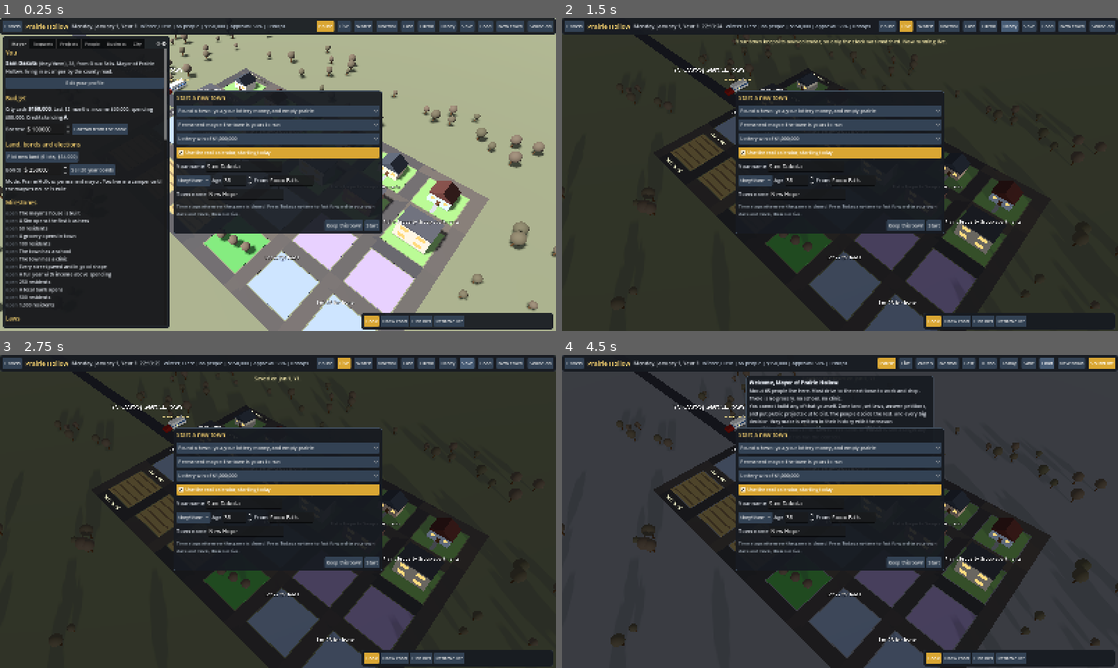
Above: before the commit, frames 1-4 (two rows, left to right).
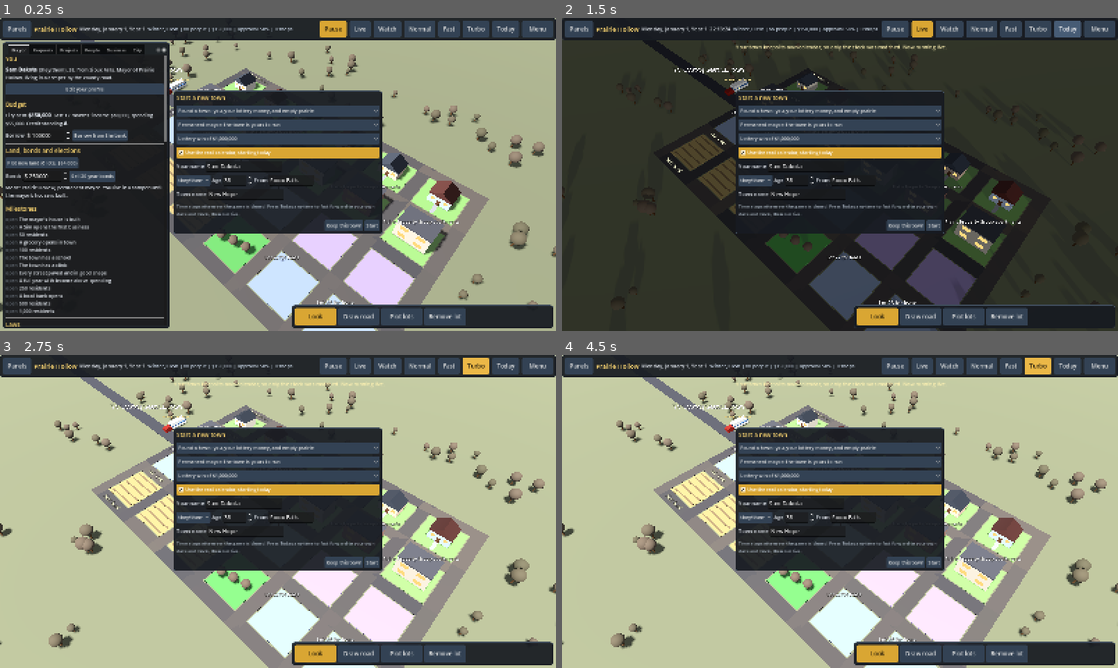
Above: after the commit, the same moments.

Repository: KeiphCodes/Tap-War
Game: Godot game, scene res://town/main.tscn
Two runs of this game, one before a commit and one after it. Both use one fixed random seed, a clock stepped at 60 frames per second and the inputs below.
Inputs (mouse positions are in pixels of both pictures, inside the frame that each line leads up to):
- Up to frame 1 (0.25 s): no input
- Up to frame 2 (1.5 s): click "Panels" at 0.5 s; click "Today" at 1.25 s
- Up to frame 3 (2.75 s): click (467, 364) at 2 s, where only the run before the commit has a clickable "Save"
- Up to frame 4 (4.5 s): click (1101, 367) at 2.75 s, where only the run after the commit has a clickable "Menu"; click "Today" at 3.5 s; click (1045, 364) at 4.25 s, where only the run before the commit has a clickable "Load"

The runs differ from the first frame. In frame 1, 14% of the frame differs, in the area x 0-100%, y 0-100%; in frame 2, 5.9%; in frame 3, 76%; in frame 4, 75%.

Commit message:
Bigger top bar and build tool buttons; Save, Load, New town, profile and sound in one Menu
Co-Authored-By: Claude Opus 5.5 <noreply@anthropic.com>
Claude-Session: https://claude.ai/code/session_01SmfCcwLG5uoExxrbwbvfme

Diff:
--- a/ui/hud.gd
+++ b/ui/hud.gd
@@ -7,6 +7,8 @@
 const TABS: Array = ["Mayor", "Requests", "Projects", "People", "Business", "City", "News", "Help"]
 const LEFT_W: int = 480
 const RIGHT_W: int = 440
+const TOP_H: int = 64
+const TOOL_H: int = 66
 
 var main: Node
 var root: Control
@@ -108,6 +110,31 @@
 	return t
 
 
+## A big, easy to hit button for the top bar and the build tools: at least 48
+## pixels tall (the size touch guidelines ask for) with larger text.
+func _big(b: Button, min_w: float = 0.0) -> Button:
+	b.custom_minimum_size = Vector2(min_w, 48)
+	b.add_theme_font_size_override("font_size", 17)
+	# the game's own colors: slate, lighter on hover, gold when selected
+	var looks: Dictionary = {
+		"normal": Color(0.2, 0.26, 0.33), "hover": Color(0.28, 0.36, 0.46),
+		"pressed": Color(0.85, 0.65, 0.2), "hover_pressed": Color(0.92, 0.72, 0.28),
+		"disabled": Color(0.16, 0.18, 0.21),
+	}
+	for st in looks:
+		var sb: StyleBoxFlat = StyleBoxFlat.new()
+		sb.bg_color = looks[st]
+		sb.set_corner_radius_all(6)
+		sb.content_margin_left = 14
+		sb.content_margin_right = 14
+		sb.content_margin_top = 8
+		sb.content_margin_bottom = 8
+		b.add_theme_stylebox_override(st, sb)
+	b.add_theme_color_override("font_pressed_color", Color(0.1, 0.08, 0.04))
+	b.add_theme_color_override("font_hover_pressed_color", Color(0.1, 0.08, 0.04))
+	return b
+
+
 func _btn(text: String, cb: Callable, tip: String = "") -> Button:
 	var b: Button = Button.new()
 	b.text = text
@@ -212,12 +239,12 @@
 func _build_top() -> void:
 	top_bar = PanelContainer.new()
 	top_bar.set_anchors_preset(Control.PRESET_TOP_WIDE)
-	top_bar.offset_bottom = 46
+	top_bar.offset_bottom = TOP_H
 	root.add_child(top_bar)
 	var hb: HBoxContainer = HBoxContainer.new()
-	hb.add_theme_constant_override("separation", 10)
+	hb.add_theme_constant_override("separation", 8)
 	top_bar.add_child(hb)
-	var tg: Button = _btn("Panels", _toggle_panels, "Show or hide the side panels")
+	var tg: Button = _big(_btn("Panels", _toggle_panels, "Show or hide the side panels"))
 	hb.add_child(tg)
 	lbl_town = _lbl("", 18, Color(1.0, 0.85, 0.45))
 	lbl_town.autowrap_mode = TextServer.AUTOWRAP_OFF
@@ -233,27 +260,52 @@
 	for i in main.SPEEDS.size():
 		var sp: Dictionary = main.SPEEDS[i]
 		var tip: String = ["Stop time to plan. Time also stops whenever the game is closed.", "Real time: one game second per …(277 unchanged characters)…
-		var b: Button = _btn(str(sp["name"]), func(): main.set_speed(i), tip)
+		var b: Button = _big(_btn(str(sp["name"]), func(): main.set_speed(i), tip))
 		b.toggle_mode = true
 		speed_btns.append(b)
 		hb.add_child(b)
-	hb.add_child(_btn("Today", func(): show_toast(main.match_real_time()), "Fast forward (only forward) until the town's date and clock match yours, then run live."))
-	hb.add_child(_btn("Save", func(): show_toast(main.save_game())))
-	hb.add_child(_btn("Load", func(): show_toast(main.load_game())))
-	hb.add_child(_btn("New town", func(): show_setup()))
-	var mute: Button = _btn("Sound on", func(): pass)
-	mute.toggle_mode = true
-	mute.toggled.connect(func(v):
-		main.sound.muted = v
-		mute.text = "Sound off" if v else "Sound on")
-	hb.add_child(mute)
+	hb.add_child(_big(_btn("Today", func(): show_toast(main.match_real_time()), "Fast forward (only forward) until the town's date and clock match yours, then run live.")))
+	# the things you do now and then live in one menu, so the bar has room for big buttons
+	var menu: MenuButton = MenuButton.new()
+	menu.text = "Menu"
+	menu.flat = false
+	_big(menu, 90)
+	var pm: PopupMenu = menu.get_popup()
+	pm.add_theme_font_size_override("font_size", 20)
+	pm.add_theme_constant_override("v_separation", 18)
+	pm.add_theme_constant_override("item_start_padding", 16)
+	pm.add_theme_constant_override("item_end_padding", 24)
+	for it in ["Save", "Load", "New town", "Your profile", "Sound: on"]:
+		pm.add_item(it)
+	pm.id_pressed.connect(_on_menu)
+	menu_popup = pm
+	hb.add_child(menu)
+
+
+var menu_popup: PopupMenu
+
+
+func _on_menu(id: int) -> void:
+	match id:
+		0:
+			show_toast(main.save_game())
+		1:
+			show_toast(main.load_game())
+		2:
+			show_setup()
+		3:
+			show_profile()
+		4:
+			main.sound.muted = not main.sound.muted
+			menu_popup.set_item_text(4, "Sound: off" if main.sound.muted else "Sound: on")
+			show_toast("Sound off." if main.sound.muted else "Sound on.")
 
 
 func _build_left() -> void:
 	left = PanelContainer.new()
 	left.anchor_top = 0.0
 	left.anchor_bottom = 1.0
-	left.offset_top = 52
+	left.offset_top = TOP_H + 6
 	left.offset_bottom = -8
 	left.offset_left = 8
 	left.offset_right = 8 + LEFT_W
@@ -281,8 +333,8 @@
 	right.anchor_bottom = 1.0
 	right.offset_left = -RIGHT_W - 8
 	right.offset_right = -8
-	right.offset_top = 52
-	right.offset_bottom = -8
+	right.offset_top = TOP_H + 6
+	right.offset_bottom = -TOOL_H - 14
 	root.add_child(right)
 	var vb: VBoxContainer = VBoxContainer.new()
 	right.add_child(vb)
@@ -315,15 +367,16 @@
 	tool_bar.anchor_right = 1.0
 	tool_bar.anchor_top = 1.0
 	tool_bar.anchor_bottom = 1.0
-	tool_bar.offset_left = -560
+	tool_bar.offset_left = -760
 	tool_bar.offset_right = -8
-	tool_bar.offset_top = -52
+	tool_bar.offset_top = -TOOL_H - 8
 	tool_bar.offset_bottom = -8
+	tool_bar.grow_horizontal = Control.GROW_DIRECTION_BEGIN
 	root.add_child(tool_bar)
 	var hb: HBoxContainer = HBoxContainer.new()
 	tool_bar.add_child(hb)
 	for t in [["look", "Look", "Click lots and people to inspect them. Drag with right mouse to turn."], ["road", "Draw ro …(341 unchanged characters)…
-		var b: Button = _btn(t[1], func(): _set_tool(t[0]), t[2])
+		var b: Button = _big(_btn(t[1], func(): _set_tool(t[0]), t[2]), 120)
 		b.toggle_mode = true
 		tool_btns[t[0]] = b
 		hb.add_child(b)
@@ -333,6 +386,9 @@
 			zone_opt.add_item(z)
 	zone_opt.item_selected.connect(func(i): main.view.plot_zone = zone_opt.get_item_text(i))
 	zone_opt.focus_mode = Control.FOCUS_NONE
+	_big(zone_opt, 150)
+	zone_opt.get_popup().add_theme_font_size_override("font_size", 20)
+	zone_opt.get_popup().add_theme_constant_override("v_separation", 16)
 	hb.add_child(zone_opt)
 	_set_tool("look")
 
@@ -365,7 +421,7 @@
 	toast.anchor_right = 0.5
 	toast.offset_left = -300
 	toast.offset_right = 300
-	toast.offset_top = 56
+	toast.offset_top = TOP_H + 8
 	toast.horizontal_alignment = HORIZONTAL_ALIGNMENT_CENTER
 	toast.mouse_filter = Control.MOUSE_FILTER_IGNORE
 	root.add_child(toast)
Not shown, changed: docs/DECISIONS.md
